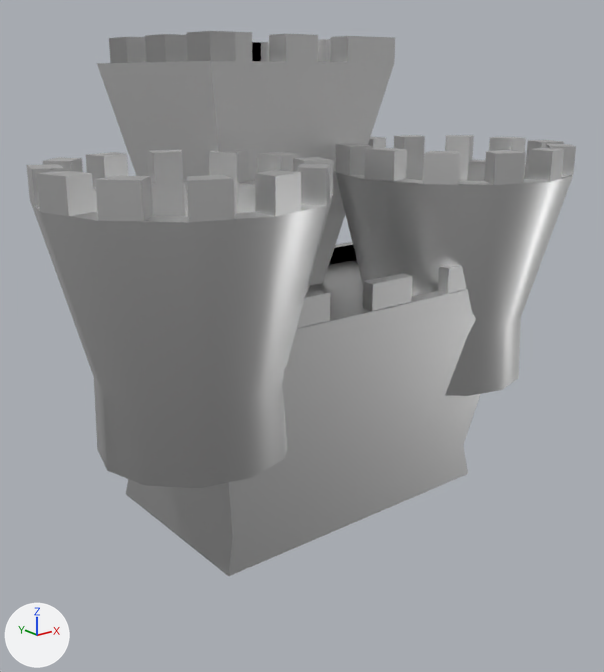
Before and after pictures for a commit that changed the FBX model Assets/Resources/Fbx/castle1.fbx.
Both versions are drawn from a 50 mm lens placed at (-42.0, -55.1, 34.9), pointed at (0.4, -2.0, 13.7). The axes (+X, +Y, +Z) are drawn at lower left. The lights are the same throughout. Where no turn or scale is listed for an object, it has been applied to the vertices. Vertices at the same position are counted once.

Names of what the first picture shows: 'Merged_Meshes4'.
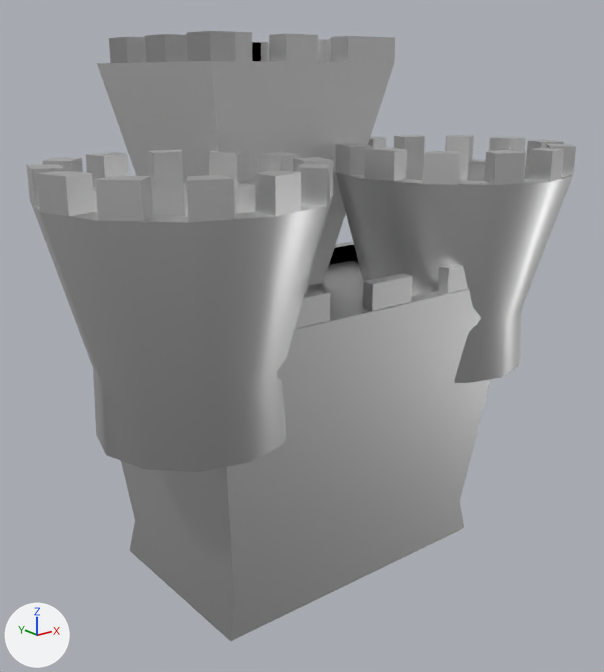
The newer file is also turned or shifted as a whole; pictures and numbers use the older file's frame.

Edits to the bpy script that builds the scene:
```text
Change me_merged_meshes4_mesh_004:
    where me_merged_meshes4_mesh_004.from_pydata(...)  # 520 vertices, 367 faces; spans x -23.1..23.1, y -16.4..15.1, z 0.1..37.7
    used by ob_merged_meshes4; location = (0.0, 0.0, 0.0)
    me_merged_meshes4_mesh_004 part 1: all 8 vertices in x -13.1..13.1, y -10.4..5.6, z 0.1..3.0 are moved by (0.0, 0.0, -5.6)
    me_merged_meshes4_mesh_004 part 2: all 24 vertices in x -19.9..19.9, y -13.3..0.4, z 14.7 are moved by (0.0, 0.0, 0.6)
    me_merged_meshes4_mesh_004 part 3: all 24 vertices in x -20.1..20.1, y -13.4..0.6, z 9.2 are moved by (0.0, 0.0, 1.2)
```

Pixel boxes (x1, y1, x2, y2) of what changed, in the pictures (604 x 672 px; the box of a moved part takes in the faces that stretch with it):
'Merged_Meshes4', reshaped (12% taller): before (26, 31, 576, 576); after (26, 31, 576, 641)
part 1 of me_merged_meshes4_mesh_004, moved or reshaped: before (126, 334, 481, 576); after (121, 334, 490, 641)
part 2 of me_merged_meshes4_mesh_004, moved or reshaped: before (30, 172, 573, 408); after (30, 172, 573, 399)
part 3 of me_merged_meshes4_mesh_004, moved or reshaped: before (94, 318, 521, 488); after (93, 311, 521, 472)
